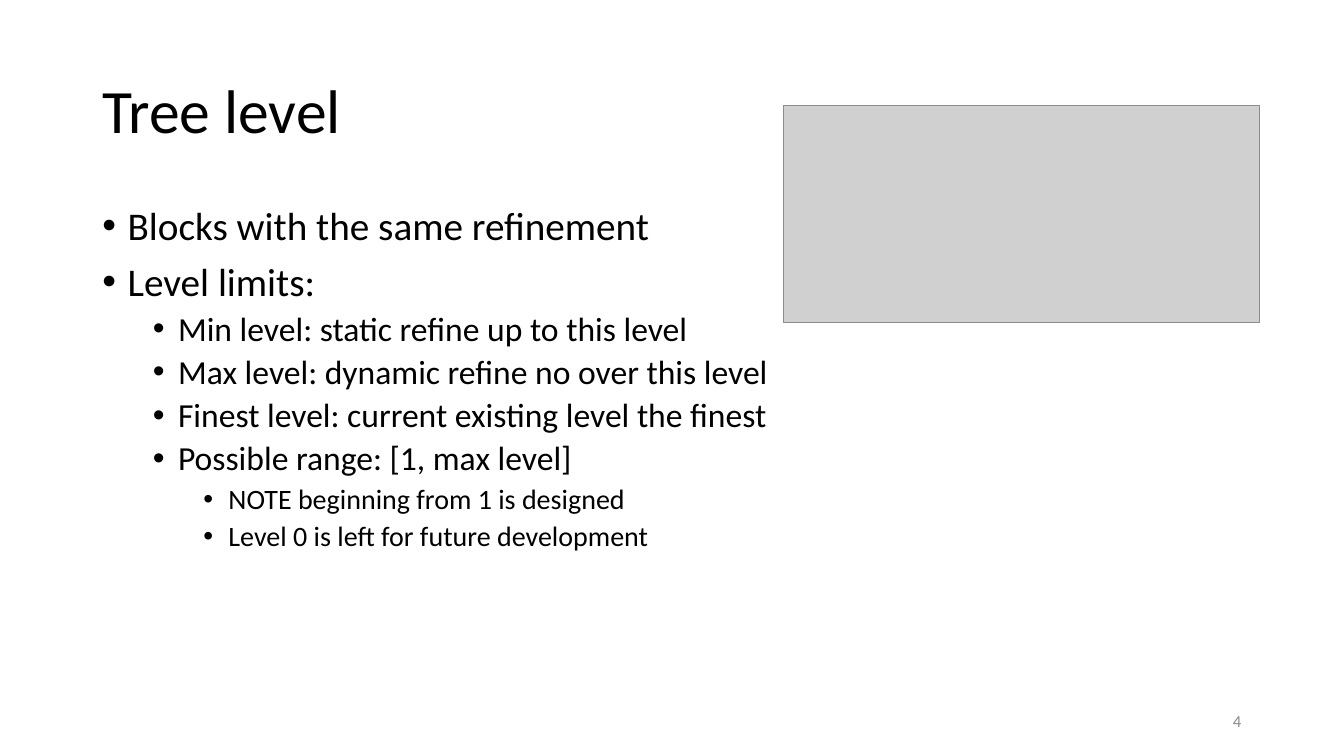
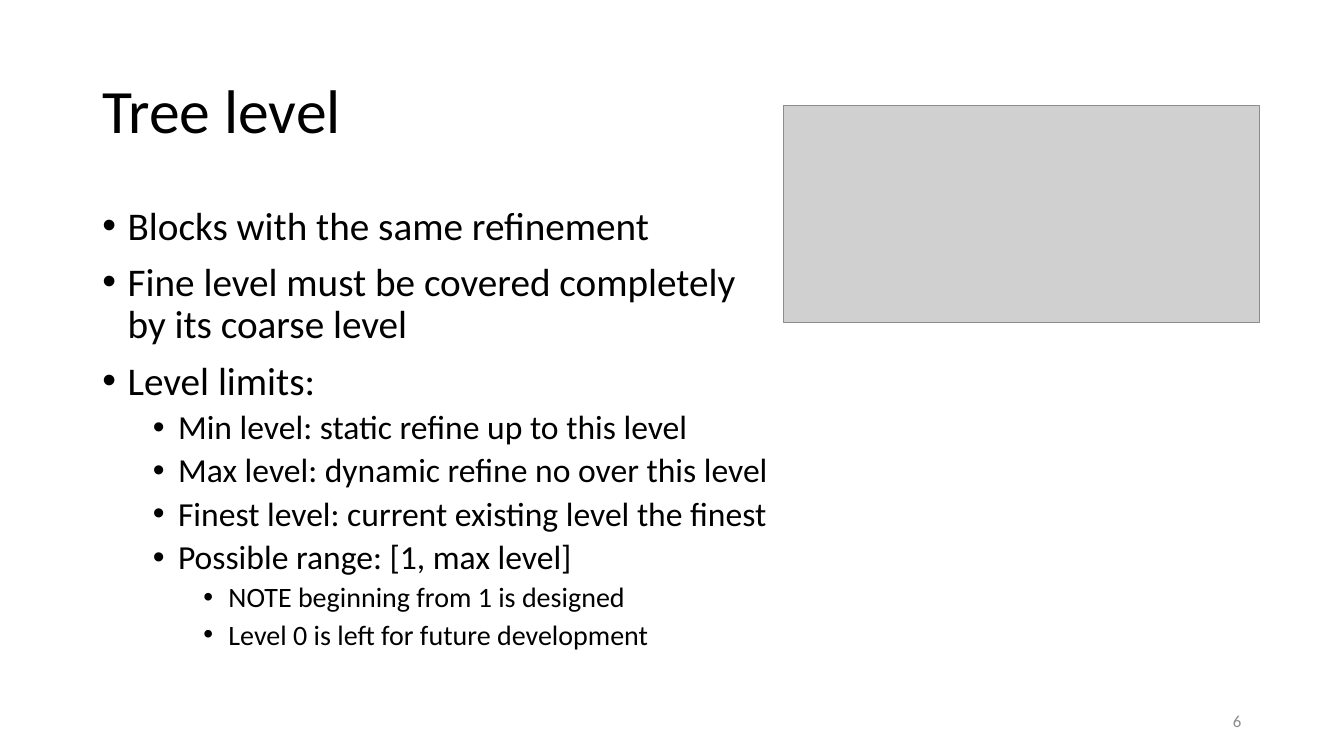
Before and after one commit to haloless/SayakaAmr, a slide deck: slide 6 of doc/note_sayaka.pptx (slide 4 before the commit). Drawn at 1344x756 pixels with LibreOffice and Linux fonts; fonts in the diff are those of the drawing; grey boxes stand for pictures. Boxes give left, top, right and bottom in pixels: in the first picture for what was removed or moved away, otherwise in the second. Text is boxed around its words. In the diff, an @@ line names an element or a change of style, - is before the commit and + after.

```diff
--- a/doc/note_sayaka.pptx
+++ b/doc/note_sayaka.pptx
@@ text at <box>128,268,735,345</box>: paragraph added @@
+• Fine level must be covered completely by its coarse level
@@ page number at <box>1233,716,1241,727</box>: text changed @@
-4
+6
```
Also in this commit, not shown: 7 other slides changed, 2 slides added.
